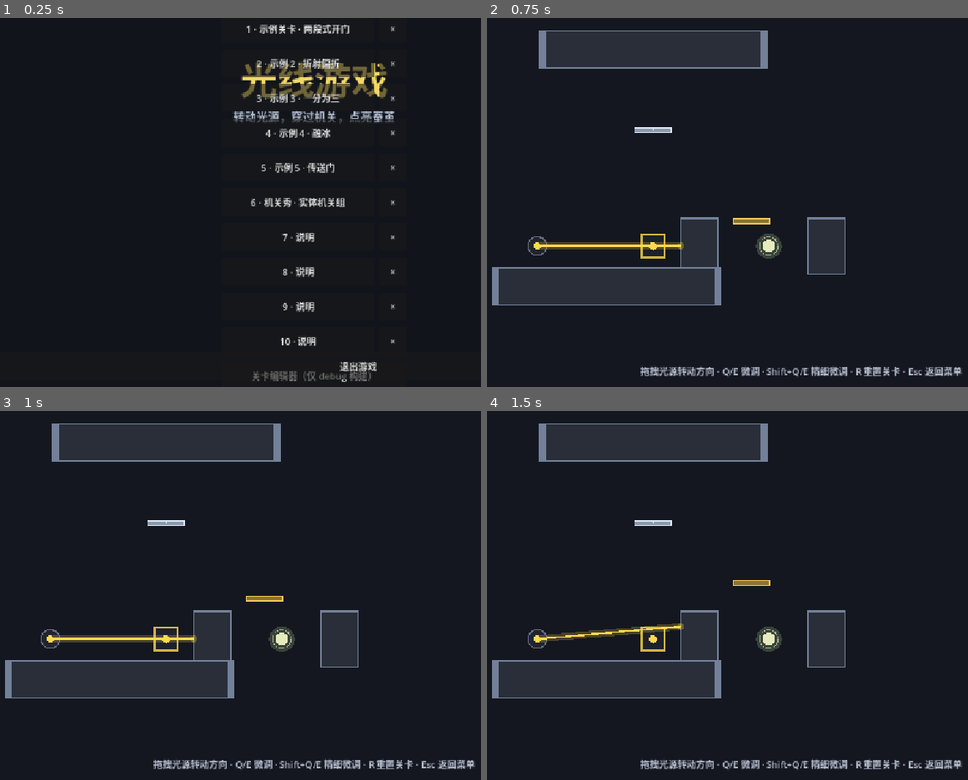
Above: before the commit, frames 1-4 (two rows, left to right).
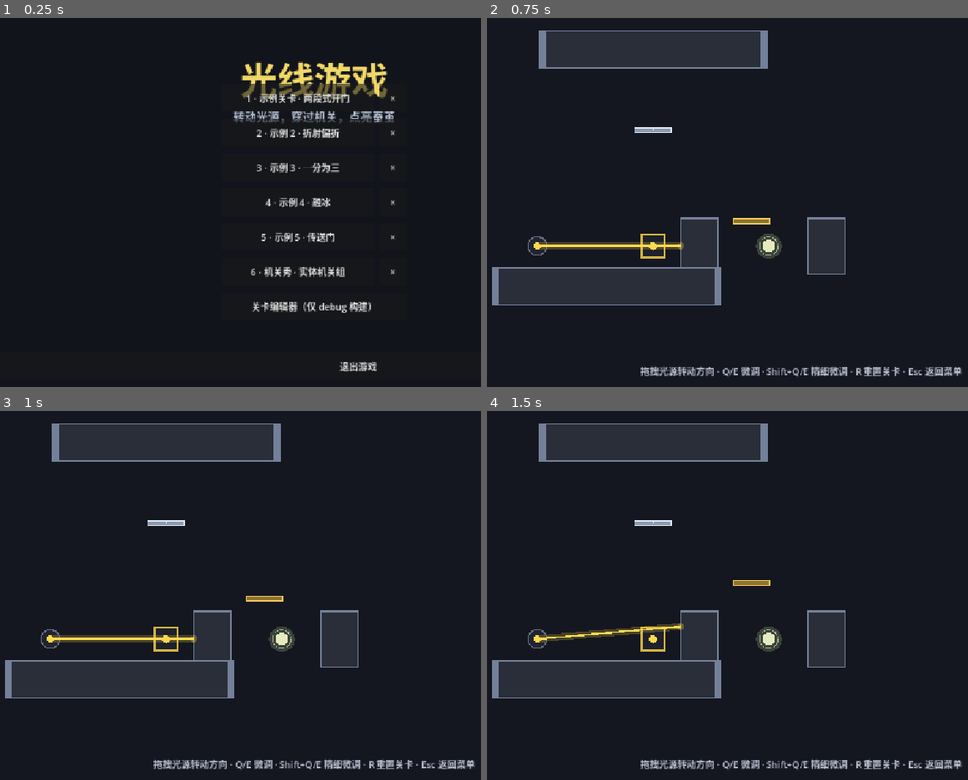
Above: after the commit, the same moments.

Repository: kzayabc01-byte/game
Game: Godot game, scene res://scenes/main/main.tscn
The game is run twice, just before and just after one commit, with the same random seed, the same clock (stepped at 60 frames per second) and the same inputs.
Inputs (mouse positions are in pixels of both pictures, inside the frame that each line leads up to):
- Up to frame 1 (0.25 s): no input
- Up to frame 2 (0.75 s): click "1 · 示例关卡 · 两段式开门" at 0.5 s
- Up to frame 3 (1 s): no input
- Up to frame 4 (1.5 s): tap Enter at 1.25 s; move the mouse to (948, 577) at 1.27 s; hold Right from 1.28 s (still down); tap Q (rotate_ccw) at 1.35 s; click (948, 577) at 1.42 s

The runs differ from the first frame. In frame 1, 4.0% of the frame differs, in the area x 50-83%, y 1-99%; in frame 2, nothing differs; in frame 3, nothing differs; in frame 4, nothing differs.

Commit message:
删除说明关卡

Diff:
--- a/project.godot
+++ b/project.godot
@@ -16,7 +16,7 @@
 
 config/name="光线游戏"
 run/main_scene="res://scenes/main/main.tscn"
-config/features=PackedStringArray("4.7")
+config/features=PackedStringArray("4.4")
 config/icon="res://icon.svg"
 
 [autoload]
--- a/scenes/levels/level_07_说明.tscn
+++ /dev/null
@@ -1,22 +0,0 @@
-[gd_scene load_steps=5 format=3]
-
-[ext_resource type="PackedScene" path="res://scenes/levels/level_base.tscn" id="1_base"]
-[ext_resource type="PackedScene" path="res://blocks/light_source/light_source.tscn" id="2_light_source"]
-[ext_resource type="PackedScene" path="res://blocks/glacier/glacier.tscn" id="3_glacier"]
-[ext_resource type="PackedScene" path="res://blocks/concave_lens/concave_lens.tscn" id="4_concave_lens"]
-
-[node name="Level07" instance=ExtResource("1_base")]
-
-[node name="Camera2D" parent="." index="0"]
-enabled = false
-[node name="LightSource" parent="Blocks" instance=ExtResource("2_light_source")]
-position = Vector2(539, 329)
-rotation = 0.663225
-scale = Vector2(0.87, 0.8)
-light_color = Color(0.070588, 0.85098, 0.301961, 1)
-[node name="Glacier" parent="Blocks" instance=ExtResource("3_glacier")]
-position = Vector2(732, 493)
-scale = Vector2(0.9, 2.4)
-[node name="ConcaveLens" parent="Blocks" instance=ExtResource("4_concave_lens")]
-position = Vector2(639.880005, 415)
-scale = Vector2(1.01, 1.02)
--- a/scenes/levels/level_08_说明.tscn
+++ /dev/null
@@ -1,38 +0,0 @@
-[gd_scene load_steps=9 format=3]
-
-[ext_resource type="PackedScene" path="res://scenes/levels/level_base.tscn" id="1_base"]
-[ext_resource type="PackedScene" path="res://blocks/portal/portal.tscn" id="2_portal"]
-[ext_resource type="PackedScene" path="res://blocks/wall/wall.tscn" id="3_wall"]
-[ext_resource type="PackedScene" path="res://blocks/cocoon/cocoon.tscn" id="4_cocoon"]
-[ext_resource type="PackedScene" path="res://blocks/light_source/light_source.tscn" id="5_light_source"]
-[ext_resource type="PackedScene" path="res://blocks/light_door/light_door.tscn" id="6_light_door"]
-[ext_resource type="PackedScene" path="res://blocks/trigger_switch/trigger_switch.tscn" id="7_trigger"]
-[ext_resource type="PackedScene" path="res://blocks/action_link/action_link.tscn" id="8_link"]
-
-[node name="Level08" instance=ExtResource("1_base")]
-
-[node name="Camera2D" parent="." index="0"]
-enabled = false
-[node name="Portal" parent="Blocks" instance=ExtResource("2_portal")]
-position = Vector2(448, 224)
-linked_portal = NodePath("Blocks/Portal2")
-[node name="Portal2" parent="Blocks" instance=ExtResource("2_portal")]
-position = Vector2(608, 224)
-linked_portal = NodePath("Blocks/Portal")
-[node name="Wall" parent="Blocks" instance=ExtResource("3_wall")]
-position = Vector2(538, 210)
-scale = Vector2(0.4, 1)
-[node name="Cocoon" parent="Blocks" instance=ExtResource("4_cocoon")]
-position = Vector2(768, 224)
-[node name="LightSource" parent="Blocks" instance=ExtResource("5_light_source")]
-position = Vector2(288, 224)
-[node name="LightDoor" parent="Blocks" instance=ExtResource("6_light_door")]
-position = Vector2(352, 352)
-[node name="TriggerSwitch" parent="Blocks" instance=ExtResource("7_trigger")]
-position = Vector2(352, 352)
-latch = true
-[node name="Wire" parent="Blocks" instance=ExtResource("8_link")]
-target_node = NodePath("../LightDoor")
-move_offset = Vector2(0, -60)
-
-[connection signal="active_changed" from="Blocks/TriggerSwitch" to="Blocks/Wire" method="_on_signal"]
--- a/scenes/levels/level_09_说明.tscn
+++ /dev/null
@@ -1,15 +0,0 @@
-[gd_scene load_steps=4 format=3]
-
-[ext_resource type="PackedScene" path="res://scenes/levels/level_base.tscn" id="1_base"]
-[ext_resource type="PackedScene" path="res://blocks/wall/wall.tscn" id="2_wall"]
-[ext_resource type="PackedScene" path="res://blocks/light_source/light_source.tscn" id="3_light_source"]
-
-[node name="Level09" instance=ExtResource("1_base")]
-
-[node name="Camera2D" parent="." index="0"]
-enabled = false
-[node name="Wall" parent="Blocks" instance=ExtResource("2_wall")]
-position = Vector2(636, 399)
-scale = Vector2(1.01, 3.9)
-[node name="LightSource" parent="Blocks" instance=ExtResource("3_light_source")]
-position = Vector2(480, 384)
--- a/scenes/levels/level_10_说明.tscn
+++ /dev/null
@@ -1,56 +0,0 @@
-[gd_scene load_steps=11 format=3]
-
-[ext_resource type="PackedScene" path="res://scenes/levels/level_base.tscn" id="1_base"]
-[ext_resource type="PackedScene" path="res://blocks/stone_block/stone_block.tscn" id="2_stone_block"]
-[ext_resource type="PackedScene" path="res://blocks/light_door/light_door.tscn" id="3_light_door"]
-[ext_resource type="PackedScene" path="res://blocks/stone_door/stone_door.tscn" id="4_stone_door"]
-[ext_resource type="PackedScene" path="res://blocks/pressure_sensor/pressure_sensor.tscn" id="5_pressure_sensor"]
-[ext_resource type="PackedScene" path="res://blocks/wall/wall.tscn" id="6_wall"]
-[ext_resource type="PackedScene" path="res://blocks/cocoon/cocoon.tscn" id="7_cocoon"]
-[ext_resource type="PackedScene" path="res://blocks/light_source/light_source.tscn" id="8_light_source"]
-[ext_resource type="PackedScene" path="res://blocks/trigger_switch/trigger_switch.tscn" id="9_trigger"]
-[ext_resource type="PackedScene" path="res://blocks/action_link/action_link.tscn" id="10_link"]
-
-[node name="Level10" instance=ExtResource("1_base")]
-
-[node name="Camera2D" parent="." index="0"]
-enabled = false
-[node name="StoneBlock" parent="Blocks" instance=ExtResource("2_stone_block")]
-position = Vector2(522.99939, 320.325684)
-[node name="LightDoor" parent="Blocks" instance=ExtResource("3_light_door")]
-position = Vector2(384, 672)
-[node name="StoneDoor" parent="Blocks" instance=ExtResource("4_stone_door")]
-position = Vector2(480, 192)
-rotation = 1.570796
-[node name="PressureSensor" parent="Blocks" instance=ExtResource("5_pressure_sensor")]
-position = Vector2(544, 480)
-[node name="Wall" parent="Blocks" instance=ExtResource("6_wall")]
-position = Vector2(568, 544)
-scale = Vector2(7, 0.9)
-[node name="StoneDoor2" parent="Blocks" instance=ExtResource("4_stone_door")]
-position = Vector2(416, 480)
-scale = Vector2(1.6, 2.4)
-[node name="Cocoon" parent="Blocks" instance=ExtResource("7_cocoon")]
-position = Vector2(800, 416)
-[node name="LightSource" parent="Blocks" instance=ExtResource("8_light_source")]
-position = Vector2(320, 416)
-[node name="TriggerSwitchLight" parent="Blocks" instance=ExtResource("9_trigger")]
-position = Vector2(384, 672)
-latch = true
-[node name="TriggerSwitchStone" parent="Blocks" instance=ExtResource("9_trigger")]
-position = Vector2(480, 192)
-[node name="TriggerSwitchStone2" parent="Blocks" instance=ExtResource("9_trigger")]
-position = Vector2(416, 480)
-[node name="WireLight" parent="Blocks" instance=ExtResource("10_link")]
-target_node = NodePath("../LightDoor")
-move_offset = Vector2(0, -60)
-[node name="WireStone" parent="Blocks" instance=ExtResource("10_link")]
-target_node = NodePath("../StoneDoor")
-move_offset = Vector2(60, 0)
-[node name="WireStone2" parent="Blocks" instance=ExtResource("10_link")]
-target_node = NodePath("../StoneDoor2")
-move_offset = Vector2(0, -144)
-
-[connection signal="active_changed" from="Blocks/TriggerSwitchLight" to="Blocks/WireLight" method="_on_signal"]
-[connection signal="active_changed" from="Blocks/TriggerSwitchStone" to="Blocks/WireStone" method="_on_signal"]
-[connection signal="active_changed" from="Blocks/TriggerSwitchStone2" to="Blocks/WireStone2" method="_on_signal"]
--- /dev/null
+++ b/test1.tscn
@@ -0,0 +1,3 @@
+[gd_scene format=3 uid="uid://cypxdqscu3d7t"]
+
+[node name="Node2D" type="Node2D"]
